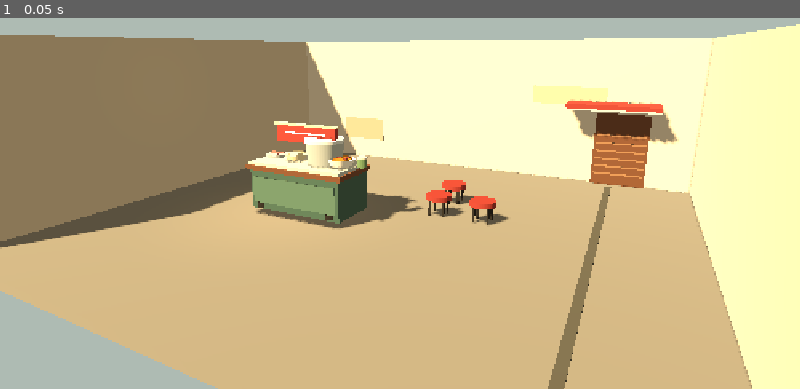
Above: before the commit, frame 1.
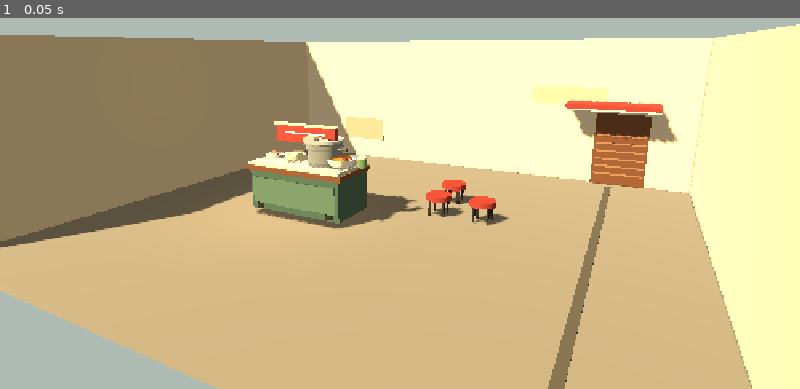
Above: after the commit, the same moment.

Repository: 24021368-DucAnh/Pho_Dau_Ngo
Game: Godot game, scene res://scenes/stylized_vertical_slice.tscn
Two runs of this game, one before a commit and one after it. Both use one fixed random seed, a clock stepped at 60 frames per second and the inputs below. This scene is started directly instead of the project's main scene.
Inputs:
- Up to frame 1 (0.05 s): no input

The runs differ from the first frame. In frame 1, 0.3% of the frame differs, in the area x 37-52%, y 31-50%.

Commit message:
feat(art): add aged aluminum pho stock pot

Diff:
--- a/game/scripts/art/stylized_vertical_slice.gd
+++ b/game/scripts/art/stylized_vertical_slice.gd
@@ -64,10 +64,7 @@
 	_box("SignTextBar", Vector3(1.25, 0.045, 0.02), Vector3(-2.0, 2.08, -0.445), Color("#fff0cf"))
 
 func _build_food_props() -> void:
-	# Stock pot: rounded silhouette, bright rim and amber broth.
-	_cylinder("StockPotBody", 0.47, 0.42, 0.58, Vector3(-1.45, 1.65, -0.5), Color("#aeb3aa"), 32)
-	_cylinder("StockPotRim", 0.49, 0.49, 0.075, Vector3(-1.45, 1.96, -0.5), Color("#d6d8cf"), 32)
-	_cylinder("BrothSurface", 0.425, 0.425, 0.025, Vector3(-1.45, 1.91, -0.5), Color("#b97a2b"), 32)
+	_build_stock_pot()
 	_cylinder("NoodleBasin", 0.27, 0.23, 0.13, Vector3(-2.35, 1.47, -0.5), Color("#e4d4a8"), 28)
 	_cylinder("NoodleTop", 0.22, 0.2, 0.025, Vector3(-2.35, 1.55, -0.5), Color("#e8d8a8"), 28)
 	_cylinder("RawBeefTray", 0.25, 0.25, 0.07, Vector3(-3.0, 1.43, -0.5), Color("#aeb3aa"), 28)
@@ -94,6 +91,66 @@
 	_box("AwningUnderside", Vector3(2.5, 0.08, 0.92), Vector3(4.6, 2.42, -6.25), Color("#d8ccb5"))
 	for x in [3.45, 4.0, 4.55, 5.1, 5.65]:
 		_box("AwningStripe", Vector3(0.12, 0.02, 0.92), Vector3(x, 2.47, -6.25), Color("#f0d9b5"))
+
+
+func _build_stock_pot() -> void:
+	# A modest, well-used aluminum stockpot: dull finish, rolled rim, worn bands,
+	# simple side handles and a lid set aside. Keep the broth silhouette readable.
+	var pot := Node3D.new()
+	pot.name = "PROP_stock_pot_old_aluminum"
+	add_child(pot)
+
+	var body := _cylinder("PotBody", 0.455, 0.405, 0.58, Vector3(-1.45, 1.65, -0.5), Color("#898d88"), 40, pot)
+	body.material_override = _mat(Color("#898d88"), 0.82)
+	_cylinder("PotBaseFoot", 0.395, 0.395, 0.055, Vector3(-1.45, 1.365, -0.5), Color("#666b67"), 36, pot)
+	_cylinder("RolledTopRim", 0.475, 0.475, 0.065, Vector3(-1.45, 1.958, -0.5), Color("#b1b4ad"), 40, pot)
+	_cylinder("InnerDarkLip", 0.432, 0.432, 0.018, Vector3(-1.45, 1.918, -0.5), Color("#555b55"), 36, pot)
+	_cylinder("BrothSurface", 0.421, 0.421, 0.018, Vector3(-1.45, 1.927, -0.5), Color("#a96e2d"), 36, pot)
+
+	# Subtle dents/wear are broad and low-contrast, not dirt on the food-contact area.
+	_cylinder("LowerWearBand", 0.414, 0.414, 0.035, Vector3(-1.45, 1.43, -0.5), Color("#777b75"), 36, pot)
+	_cylinder("UpperWearBand", 0.457, 0.457, 0.025, Vector3(-1.45, 1.78, -0.5), Color("#777c76"), 40, pot)
+
+	for side in [-1.0, 1.0]:
+		var handle := _cylinder("SideHandleGrip", 0.055, 0.055, 0.20, Vector3(-1.45 + side * 0.53, 1.77, -0.5), Color("#555a55"), 16, pot)
+		handle.rotation_degrees.z = 90.0
+		for rivet_z in [-0.565, -0.435]:
+			var rivet := _cylinder("HandleRivet", 0.022, 0.022, 0.012, Vector3(-1.45 + side * 0.445, 1.80, rivet_z), Color("#c0c1b9"), 12, pot)
+			rivet.rotation_degrees.x = 90.0
+
+	# The lid rests partly over the rear edge, making the vessel feel actively used.
+	var lid := _cylinder("LidSetAside", 0.34, 0.34, 0.035, Vector3(-1.43, 1.985, -0.18), Color("#9a9e97"), 32, pot)
+	lid.rotation_degrees.z = -12.0
+	var lid_knob := _cylinder("LidKnob", 0.055, 0.055, 0.065, Vector3(-1.43, 2.035, -0.18), Color("#676c66"), 16, pot)
+
+	# Light, sparse steam; low opacity keeps the broth and pot rim readable.
+	var steam := CPUParticles3D.new()
+	steam.name = "BrothSteam"
+	steam.position = Vector3(-1.45, 1.97, -0.5)
+	steam.amount = 10
+	steam.lifetime = 1.7
+	steam.emitting = true
+	steam.direction = Vector3(0.0, 1.0, 0.0)
+	steam.spread = 13.0
+	steam.gravity = Vector3(0.0, 0.06, 0.0)
+	steam.initial_velocity_min = 0.10
+	steam.initial_velocity_max = 0.22
+	steam.scale_amount_min = 0.018
+	steam.scale_amount_max = 0.035
+	var steam_mesh := SphereMesh.new()
+	steam_mesh.radius = 0.035
+	steam_mesh.height = 0.07
+	steam.mesh = steam_mesh
+	var steam_material := StandardMaterial3D.new()
+	steam_material.albedo_color = Color(0.92, 0.89, 0.82, 0.22)
+	steam_material.transparency = BaseMaterial3D.TRANSPARENCY_ALPHA
+	steam_material.shading_mode = BaseMaterial3D.SHADING_MODE_UNSHADED
+	steam_material.roughness = 1.0
+	steam_material.no_depth_test = false
+	steam_material.billboard_mode = BaseMaterial3D.BILLBOARD_ENABLED
+	steam_material.vertex_color_use_as_albedo = true
+	steam.material_override = steam_material
+	add_child(steam)
 
 func _box(label: String, size: Vector3, at: Vector3, tint: Color, parent: Node = null) -> MeshInstance3D:
 	var mesh_node := MeshInstance3D.new()
